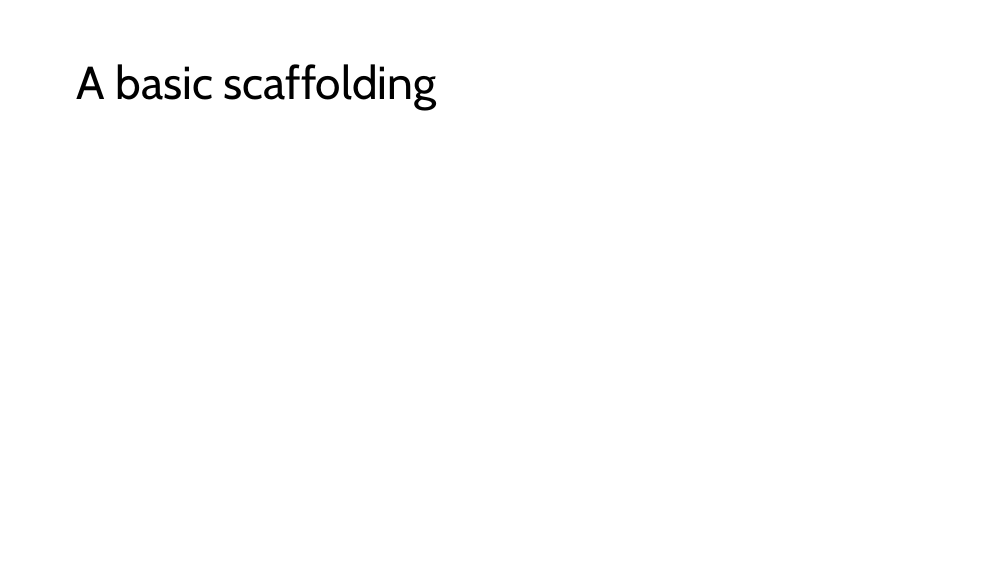
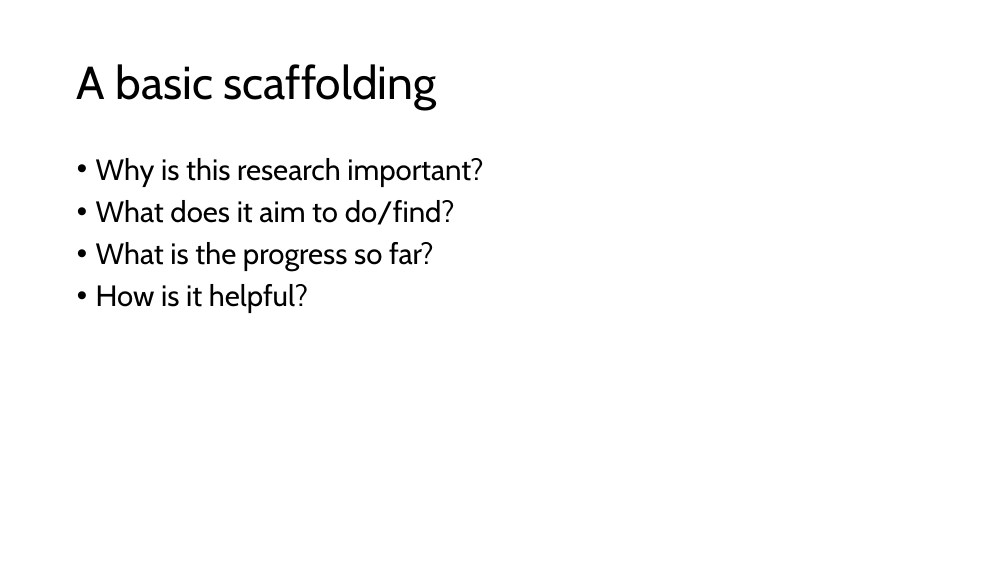
Before and after one commit to shrin0811/test_stuff_for_3172, a slide deck: slide 2 of SP3172  Monsoon surges and high tides (.pptx. Drawn at 1008x567 pixels with LibreOffice and Linux fonts; fonts in the diff are those of the drawing. Boxes give left, top, right and bottom in pixels: in the first picture for what was removed or moved away, otherwise in the second. Text is boxed around its words. In the diff, an @@ line names an element or a change of style, - is before the commit and + after.

```diff
--- a/SP3172  Monsoon surges and high tides (.pptx
+++ b/SP3172  Monsoon surges and high tides (.pptx
@@ text added at [96, 158, 483, 313], 28 pt, text #000000 @@
+• Why is this research important?
+• What does it aim to do/find?
+• What is the progress so far?
+• How is it helpful?
```
Also in this commit, not shown: 8 slides added, 1 other file.
